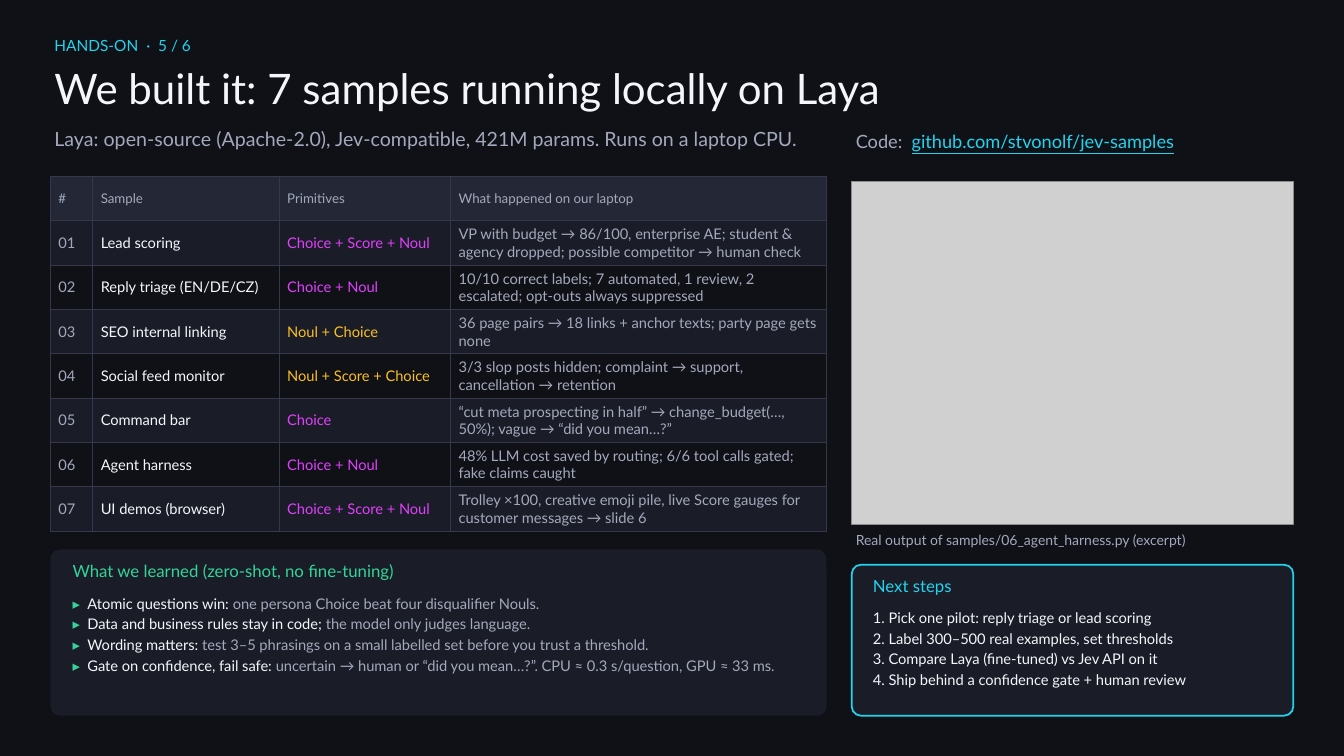
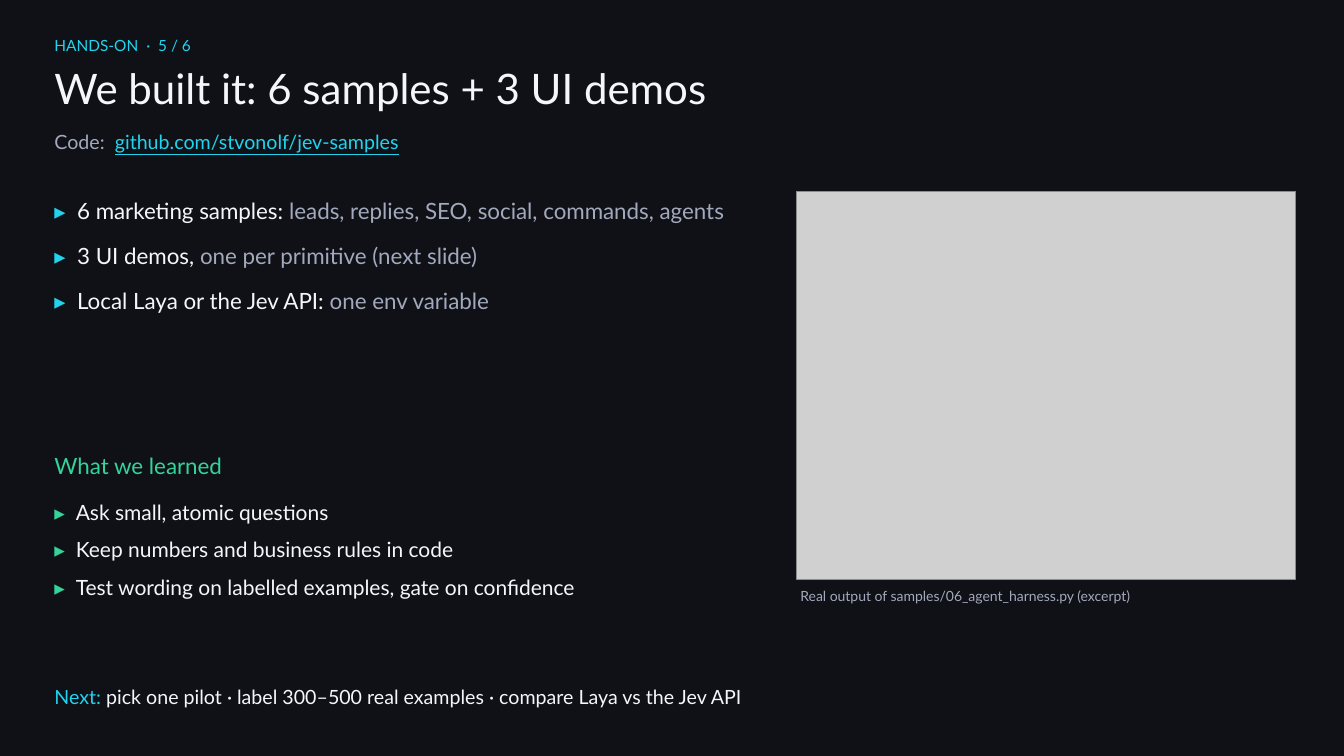
Before and after one commit to stvonolf/jev-samples, a slide deck: slide 5 of presentation/Jev_Team_Overview.pptx. Drawn at 1344x756 pixels with LibreOffice and Linux fonts; fonts in the diff are those of the drawing; grey boxes stand for pictures. Boxes give left, top, right and bottom in pixels: in the first picture for what was removed or moved away, otherwise in the second. Text is boxed around its words. In the diff, an @@ line names an element or a change of style, - is before the commit and + after.

```diff
--- a/presentation/Jev_Team_Overview.pptx
+++ b/presentation/Jev_Team_Overview.pptx
@@ text at <box>54,73,706,112</box>: text changed @@
-We built it: 7 samples running locally on Laya
+We built it: 6 samples + 3 UI demos
@@ text "Code: github.com/stvonolf/jev-samples": place and size @@
-text "Code: github.com/stvonolf/jev-samples" at <box>856,134,1174,152</box>
+text "Code: github.com/stvonolf/jev-samples" at <box>54,134,399,153</box>
@@ text "Code: github.com/stvonolf/jev-samples" at <box>54,134,399,153</box>: size 13 to 14 pt @@
@@ text removed at <box>54,131,797,150</box> @@
-Laya: open-source (Apache-2.0), Jev-compatible, 421M params. Runs on a laptop CPU.
@@ table removed at <box>50,176,827,531</box>, 8 rows, 4 columns @@
-# | Sample | Primitives | What happened on our laptop
-01 | Lead scoring | Choice + Score + Noul | VP with budget → 86/100, enterprise AE; student & agency dropped; possible competitor → human check
-02 | Reply triage (EN/DE/CZ) | Choice + Noul | 10/10 correct labels; 7 automated, 1 review, 2 escalated; opt-outs always suppressed
-03 | SEO internal linking | Noul + Choice | 36 page pairs → 18 links + anchor texts; party page gets none
-04 | Social feed monitor | Noul + Score + Choice | 3/3 slop posts hidden; complaint → support, cancellation → retention
-05 | Command bar | Choice | “cut meta prospecting in half” → change_budget(…, 50%); vague → “did you mean…?”
-06 | Agent harness | Choice + Noul | 48% LLM cost saved by routing; 6/6 tool calls gated; fake claims caught
-07 | UI demos (browser) | Choice + Score + Noul | Trolley ×100, creative emoji pile, live Score gauges for customer messages → slide 6
@@ text added at <box>77,202,724,313</box>, 16 pt, text #A3A9BC @@
+▸ 6 marketing samples: leads, replies, SEO, social, commands, agents
+▸ 3 UI demos, one per primitive (next slide)
+▸ Local Laya or the Jev API: one env variable
@@ picture: place and size @@
-picture at <box>852,181,1294,524</box>
+picture at <box>797,192,1296,580</box>
@@ text at <box>54,457,222,474</box>: text changed; size 12 to 16 pt @@
-What we learned (zero-shot, no fine-tuning)
+What we learned
@@ text added at <box>76,504,575,599</box>, 15 pt, text #F5F6FA @@
+▸ Ask small, atomic questions
+▸ Keep numbers and business rules in code
+▸ Test wording on labelled examples, gate on confidence
@@ rounded rectangle removed at <box>50,549,827,716</box> @@
@@ rounded rectangle removed at <box>852,565,1294,716</box> @@
@@ text removed at <box>87,598,775,674</box> @@
-▸ Atomic questions win: one persona Choice beat four disqualifier Nouls.
-▸ Data and business rules stay in code; the model only judges language.
-▸ Wording matters: test 3–5 phrasings on a small labelled set before you trust a threshold.
-▸ Gate on confidence, fail safe: uncertain → human or “did you mean…?”. CPU ≈ 0.3 s/question, GPU ≈ 33 ms.
@@ text "Real output of samples/06_agent_harness.py (excerpt)": place and size @@
-text "Real output of samples/06_agent_harness.py (excerpt)" at <box>856,534,1186,548</box>
+text "Real output of samples/06_agent_harness.py (excerpt)" at <box>800,590,1130,604</box>
@@ text removed at <box>873,580,952,595</box> @@
-Next steps
@@ text at <box>54,689,742,708</box>: text changed; size 10.5 to 14 pt @@
-1. Pick one pilot: reply triage or lead scoring
-2. Label 300–500 real examples, set thresholds
-3. Compare Laya (fine-tuned) vs Jev API on it
-4. Ship behind a confidence gate + human review
+Next: pick one pilot · label 300–500 real examples · compare Laya vs the Jev API
```
Also in this commit, not shown: 5 other slides changed, 13 other files.
